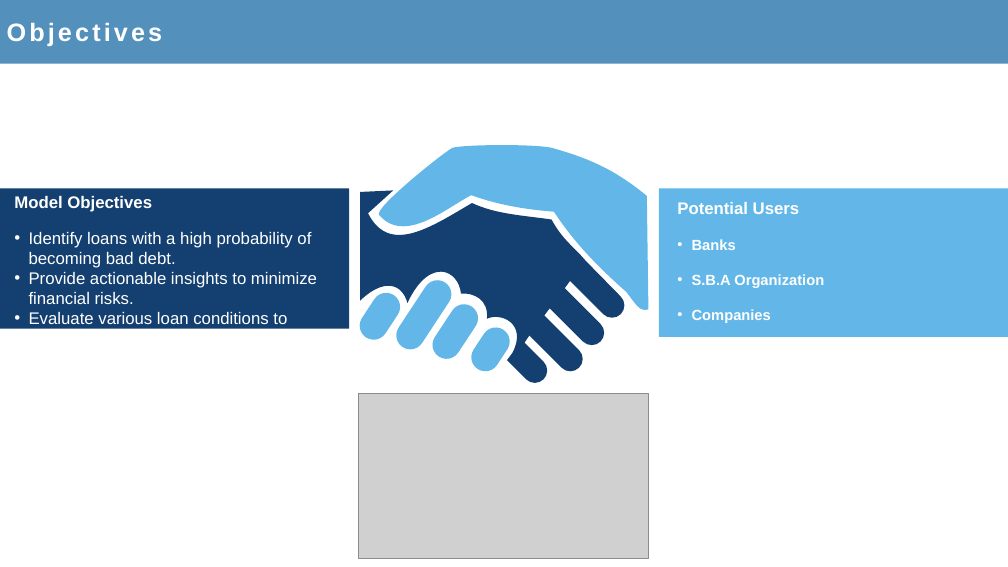
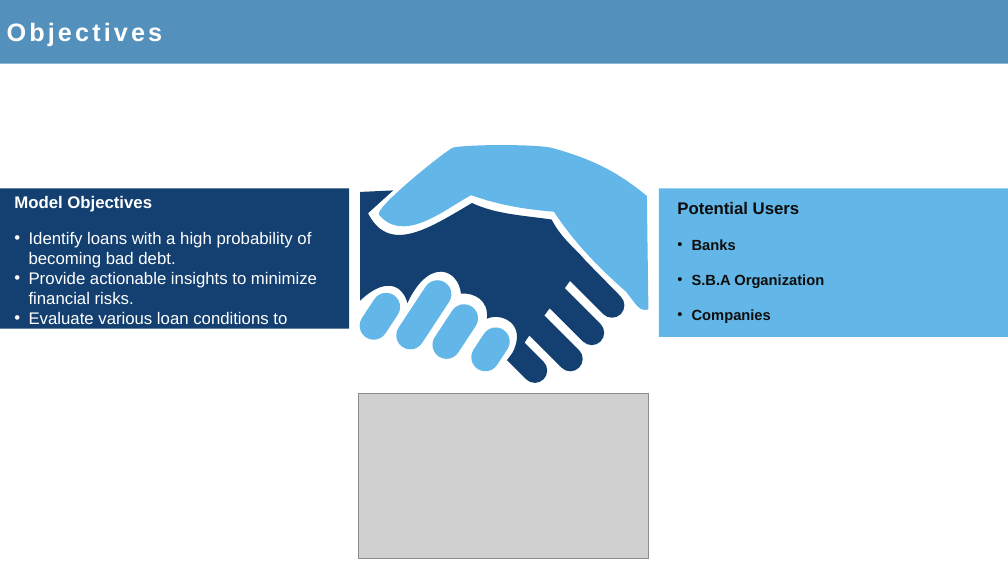
Before and after one commit to Elhai12/SBA_loans_predict, a slide deck: slide 4 of Presentation_model.pptx. Drawn at 1008x567 pixels with LibreOffice and Linux fonts; fonts in the diff are those of the drawing; grey boxes stand for pictures. Boxes give left, top, right and bottom in pixels: in the first picture for what was removed or moved away, otherwise in the second. Text is boxed around its words. In the diff, an @@ line names an element or a change of style, - is before the commit and + after.

```diff
--- a/Presentation_model.pptx
+++ b/Presentation_model.pptx
@@ text "Potential Users" at <box>677,202,824,323</box>: text colour #FFFFFF to #0D0D0D @@
```
Also in this commit, not shown: 2 other slides changed, 1 slide removed.
